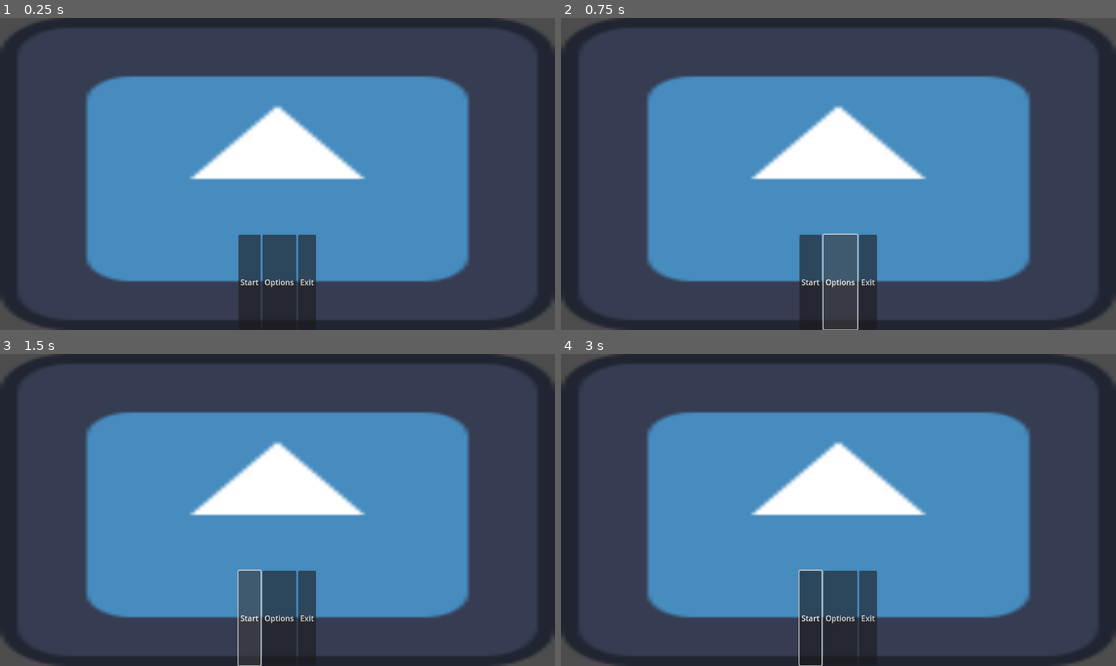
Above: before the commit, frames 1-4 (two rows, left to right).
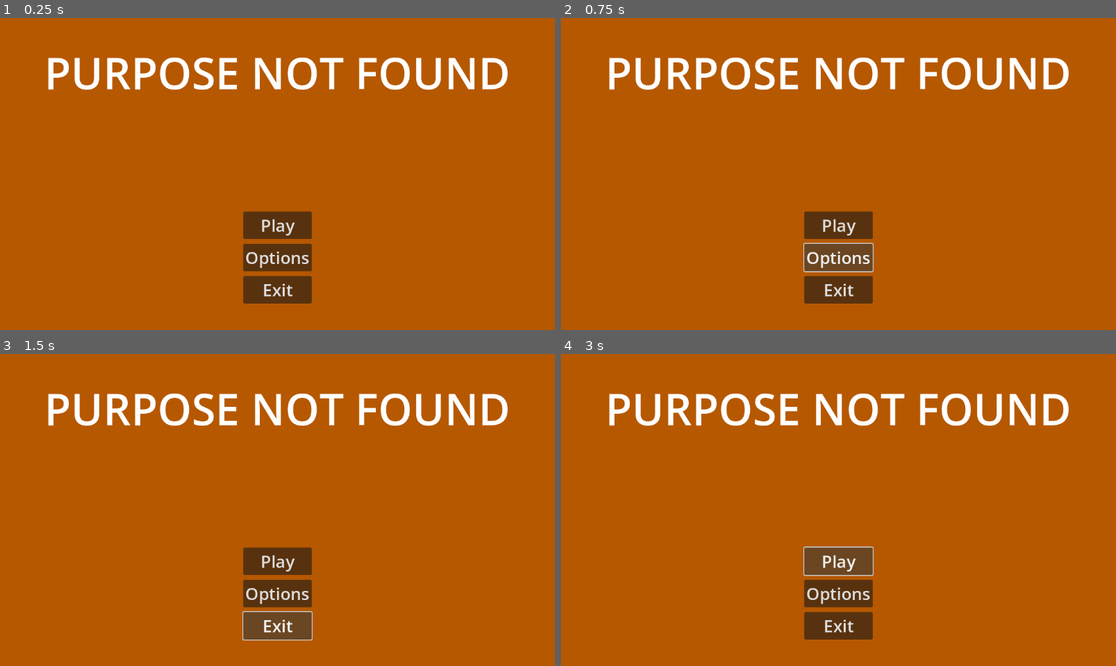
Above: after the commit, the same moments.

Repository: Afia-Ava/Purpose-Not-Found
Game: Godot game, scene res://scenes/menu/mainMenu.tscn
Same seed, same stepped clock (60 frames per second), same inputs: the game is played once before the commit and once after it. The engine's default icon, where the game draws it, is replaced by a stand-in: a white triangle on a blue panel in a dark square.
Inputs (mouse positions are in pixels of both pictures, inside the frame that each line leads up to):
- Up to frame 1 (0.25 s): no input
- Up to frame 2 (0.75 s): click "Options" at 0.5 s
- Up to frame 3 (1.5 s): click (249, 619) at 1.25 s, where only the run before the commit has a clickable "Start"
- Up to frame 4 (3 s): click (810, 619) at 2 s, where only the run before the commit has a clickable "Start"; click (838, 559) at 2.75 s, where only the run after the commit has a clickable "Play"

The runs differ from the first frame. In frame 1, 100% of the frame differs, in the area x 0-100%, y 0-100%; in frame 2, 100%; in frame 3, 100%; in frame 4, 100%.

Commit message:
Updated main menu
It's a main menu

Diff:
--- a/project.godot
+++ b/project.godot
@@ -22,3 +22,4 @@
 [rendering]
 
 renderer/rendering_method="mobile"
+environment/defaults/default_clear_color=Color(0, 0, 0, 1)
--- a/scenes/menu/mainMenu.tscn
+++ b/scenes/menu/mainMenu.tscn
@@ -1,6 +1,10 @@
-[gd_scene load_steps=2 format=3 uid="uid://bcfeqrqkypc6c"]
+[gd_scene load_steps=3 format=3 uid="uid://bcfeqrqkypc6c"]
 
-[ext_resource type="Texture2D" uid="uid://ddi11bfjk3yqe" path="res://icon.svg" id="1_kwvgq"]
+[sub_resource type="LabelSettings" id="LabelSettings_kwvgq"]
+font_size = 90
+
+[sub_resource type="Theme" id="Theme_60uub"]
+default_font_size = 35
 
 [node name="Control" type="Control"]
 layout_mode = 3
@@ -10,27 +14,80 @@
 grow_horizontal = 2
 grow_vertical = 2
 
-[node name="Background" type="Sprite2D" parent="."]
-position = Vector2(576, 324)
-scale = Vector2(9, 5.0625)
-texture = ExtResource("1_kwvgq")
+[node name="ColorRect" type="ColorRect" parent="."]
+layout_mode = 1
+anchors_preset = 15
+anchor_right = 1.0
+anchor_bottom = 1.0
+offset_bottom = 2.0
+grow_horizontal = 2
+grow_vertical = 2
+color = Color(0.713211, 0.344639, 9.62615e-08, 1)
 
-[node name="HBoxContainer" type="HBoxContainer" parent="."]
+[node name="Label" type="Label" parent="."]
 layout_mode = 1
 anchors_preset = -1
-anchor_top = 0.695
 anchor_right = 1.0
-anchor_bottom = 1.0
-alignment = 1
+anchor_bottom = 0.35
+offset_bottom = 0.199982
+text = "PURPOSE NOT FOUND"
+label_settings = SubResource("LabelSettings_kwvgq")
+horizontal_alignment = 1
+vertical_alignment = 1
+uppercase = true
 
-[node name="startBtn" type="Button" parent="HBoxContainer"]
+[node name="CenterContainer" type="CenterContainer" parent="."]
+layout_mode = 0
+offset_top = 348.0
+offset_right = 1152.0
+offset_bottom = 648.0
+
+[node name="VBoxContainer" type="VBoxContainer" parent="CenterContainer"]
 layout_mode = 2
-text = "Start"
+theme = SubResource("Theme_60uub")
+theme_override_constants/separation = 10
 
-[node name="optionsBtn" type="Button" parent="HBoxContainer"]
+[node name="Play" type="Button" parent="CenterContainer/VBoxContainer"]
+layout_mode = 2
+text = "Play"
+
+[node name="Options" type="Button" parent="CenterContainer/VBoxContainer"]
 layout_mode = 2
 text = "Options"
 
-[node name="exitBtn" type="Button" parent="HBoxContainer"]
+[node name="Exit" type="Button" parent="CenterContainer/VBoxContainer"]
 layout_mode = 2
-text = "Exit"
+text = "Exit
+"
+
+[node name="VBoxContainer2" type="VBoxContainer" parent="CenterContainer"]
+visible = false
+layout_mode = 2
+theme = SubResource("Theme_60uub")
+theme_override_constants/separation = 10
+
+[node name="Back" type="Button" parent="CenterContainer/VBoxContainer2"]
+layout_mode = 2
+text = "Back
+"
+
+[node name="Fullsceen" type="Button" parent="CenterContainer/VBoxContainer2"]
+layout_mode = 2
+text = "Fullscreen"
+
+[node name="Mastervolume" type="HSlider" parent="CenterContainer/VBoxContainer2"]
+custom_minimum_size = Vector2(0, 50)
+layout_mode = 2
+
+[node name="Label" type="Label" parent="CenterContainer/VBoxContainer2/Mastervolume"]
+layout_mode = 1
+anchors_preset = -1
+anchor_left = -0.039
+anchor_top = -0.32
+anchor_right = 1.044
+anchor_bottom = 0.66
+offset_left = 0.02
+offset_right = 0.0800018
+theme_override_font_sizes/font_size = 27
+text = "Main Volume"
+horizontal_alignment = 1
